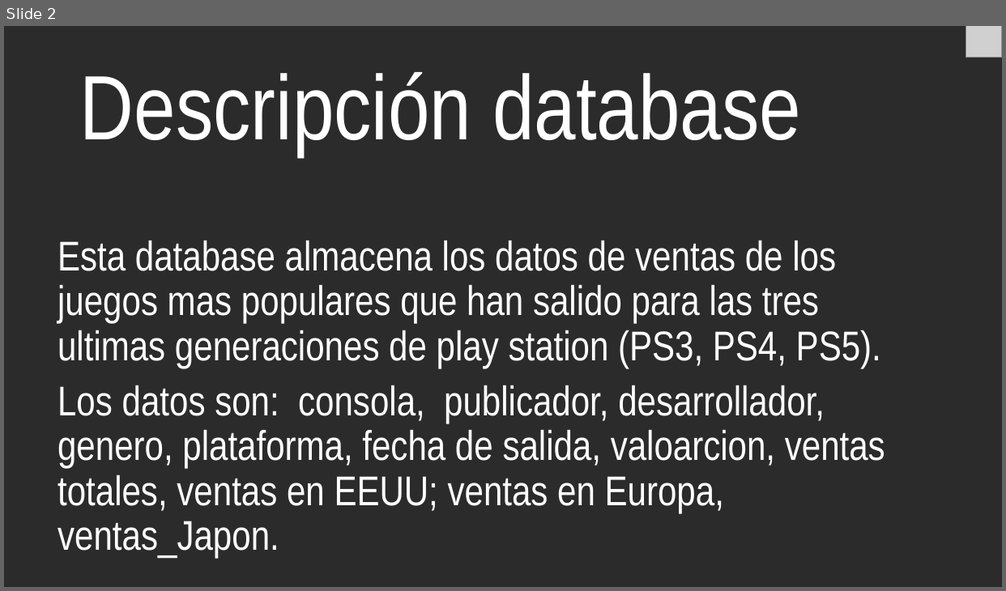
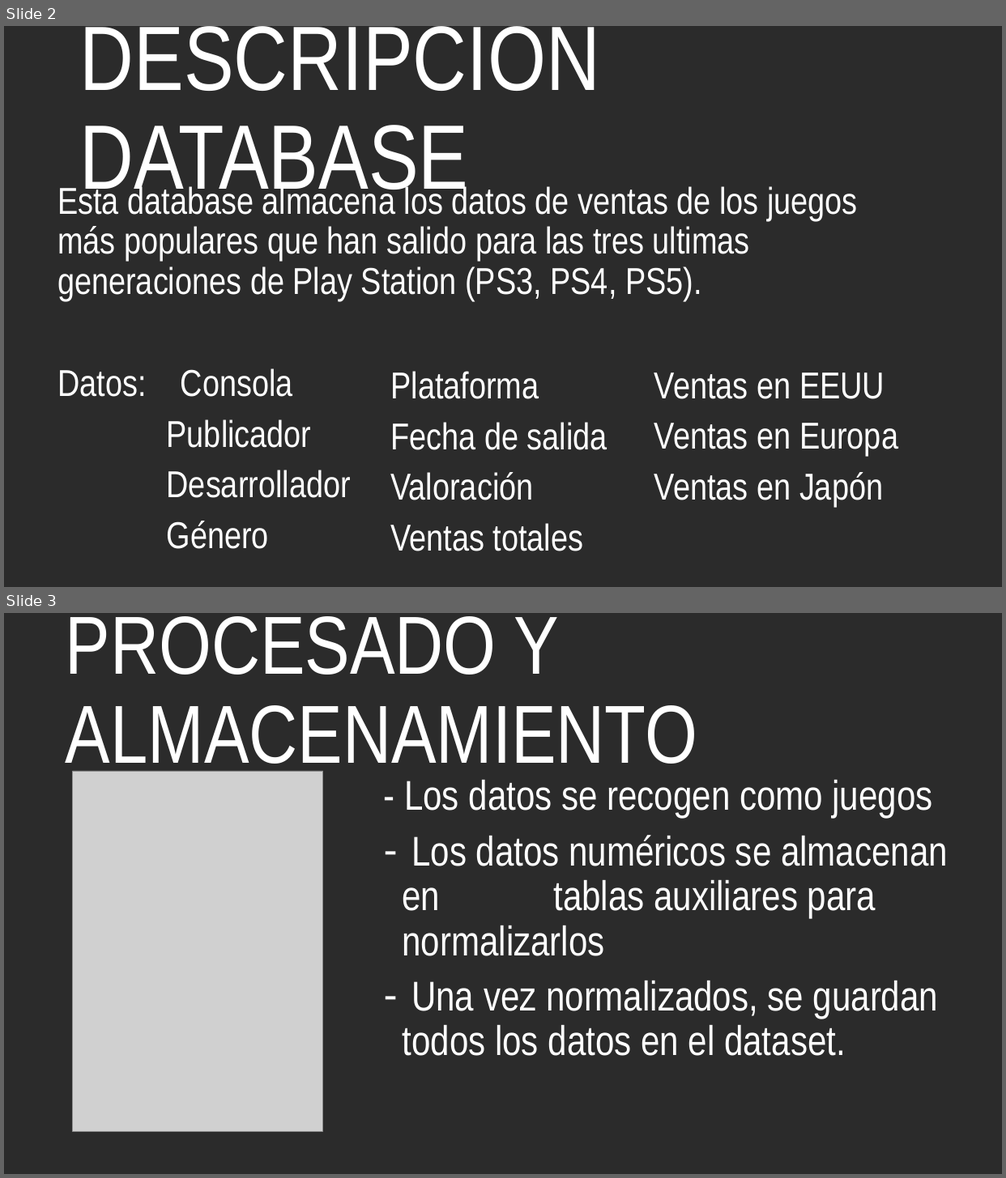
Before and after one commit to joscartin/Trabajo_Algoritmia_2025, a slide deck: TrabajoAlgoritmia.pptx. Shown one above the other, each under a label of ours: slide 2 before the commit, slides 2 and 3 after it. The pictures are 1006x591 and 1006x1178 pixels, drawn with LibreOffice and Linux fonts; fonts in the diff are those of the drawing; grey boxes stand for pictures; background and template pictures are left out; a plain dark background stands for a picture behind light text. Boxes give left, top, right and bottom in pixels: in the first picture for what was removed or moved away, otherwise in the second. Text is boxed around its words. In the diff, an @@ line names an element or a change of style, - is before the commit and + after.

```diff
--- a/TrabajoAlgoritmia.pptx
+++ b/TrabajoAlgoritmia.pptx
@@ slide 3 added at (4,613,1002,1174), background picture (left out) @@
@@ title added at (66,616,697,778), 79.2 pt, text #FFFFFF @@
+PROCESADO Y ALMACENAMIENTO
@@ picture added at (73,771,323,1131) @@
@@ text added at (403,780,948,1056), 40 pt, text #FFFFFF @@
+- Los datos se recogen como juegos
+– Los datos numéricos se almacenan en tablas auxiliares para normalizarlos
+– Una vez normalizados, se guardan todos los datos en el dataset.
@@ slide 2 changed as well @@
@@ title at (80,26,600,205): text changed @@
-Descripción database
+DESCRIPCIÓN DATABASE
@@ picture removed at (966,26,1002,58) @@
@@ text at (57,184,858,549): text changed; size 40 to 36 pt @@
-Esta database almacena los datos de ventas de los juegos mas populares que han salido para las tres ultimas generaciones de play station (PS3, PS4, PS5).
-Los datos son: consola, publicador, desarrollador, genero, plataforma, fecha de salida, valoarcion, ventas totales, ventas en EEUU; ventas en Europa, ventas_Japon.
+Esta database almacena los datos de ventas de los juegos más populares que han salido para las tres ultimas generaciones de Play Station (PS3, PS4, PS5).
+Datos: Consola
+Publicador
+Desarrollador
+Género
@@ text added at (390,371,607,552), 36 pt, text #FFFFFF @@
+Plataforma
+Fecha de salida
+Valoración
+Ventas totales
@@ text added at (654,373,898,507), 36 pt, text #FFFFFF @@
+Ventas en EEUU
+Ventas en Europa
+Ventas en Japón
```
Also in this commit, not shown: 1 other slide changed, 3 other slides added, 3 slides removed.
